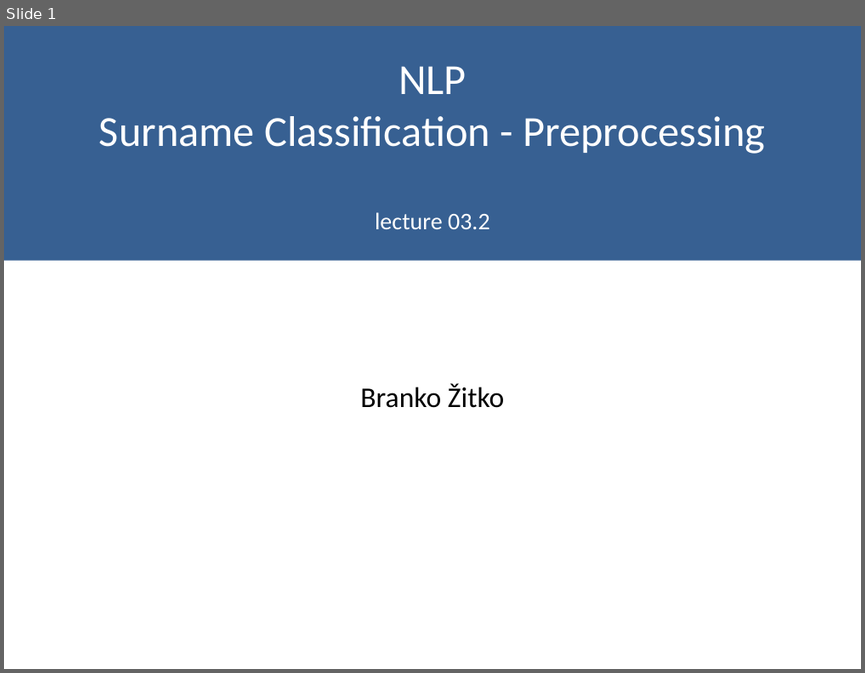
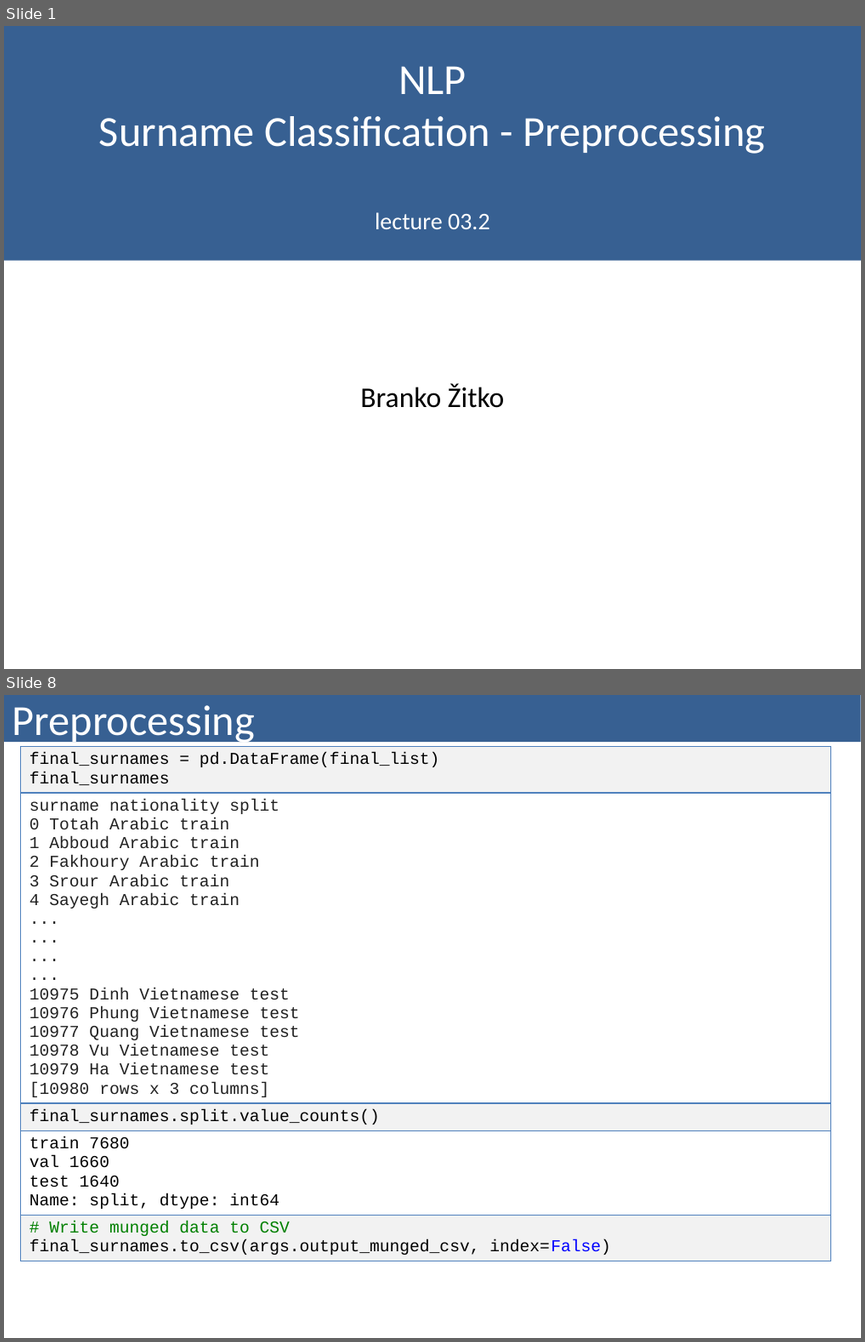
Before and after one commit to bzitko/nlp_repo, a slide deck: slides/nlp p03 feed forward networks/nlp p03.2 surname classification preprocessing.pptx. Shown one above the other, each under a label of ours: slide 1 before the commit, slides 1 and 8 after it; the slides between them are not shown. The pictures are 865x673 and 865x1342 pixels, drawn with LibreOffice and Linux fonts; fonts in the diff are those of the drawing. Boxes give left, top, right and bottom in pixels: in the first picture for what was removed or moved away, otherwise in the second. Text is boxed around its words. In the diff, an @@ line names an element or a change of style, - is before the commit and + after.

```diff
--- a/slides/nlp p03 feed forward networks/nlp p03.2 surname classification preprocessing.pptx
+++ b/slides/nlp p03 feed forward networks/nlp p03.2 surname classification preprocessing.pptx
@@ slide 8 added at (x1=4, y1=695, x2=861, y2=1338), background #FFFFFF @@
@@ title added at (x1=4, y1=695, x2=861, y2=742), fill #376092, 36 pt, text #FFFFFF @@
+Preprocessing
@@ table added at (x1=21, y1=746, x2=831, y2=1289), 5 rows, 1 columns @@
+final_surnames = pd.DataFrame(final_list) / final_surnames
+surname nationality split / 0 Totah Arabic train / 1 Abboud Arabic train / 2 Fakhoury Arabic train / 3 Srour Arabic train / 4 Sayegh Arabic train / ... / ... / ... / ... / 10975 Dinh Vietnamese test / 10976 Phung Vietnamese test / 10977 Quang Vietnamese test / 10978 Vu Vietnamese test / 10979 Ha Vietnamese test / [10980 rows x 3 columns]
+final_surnames.split.value_counts()
+train 7680 / val 1660 / test 1640 / Name: split, dtype: int64
+# Write munged data to CSV / final_surnames.to_csv(args.output_munged_csv, index=False)
```
Also in this commit, not shown: 1 slide changed, 5 other slides added, 9 slides removed, 2 other files.
